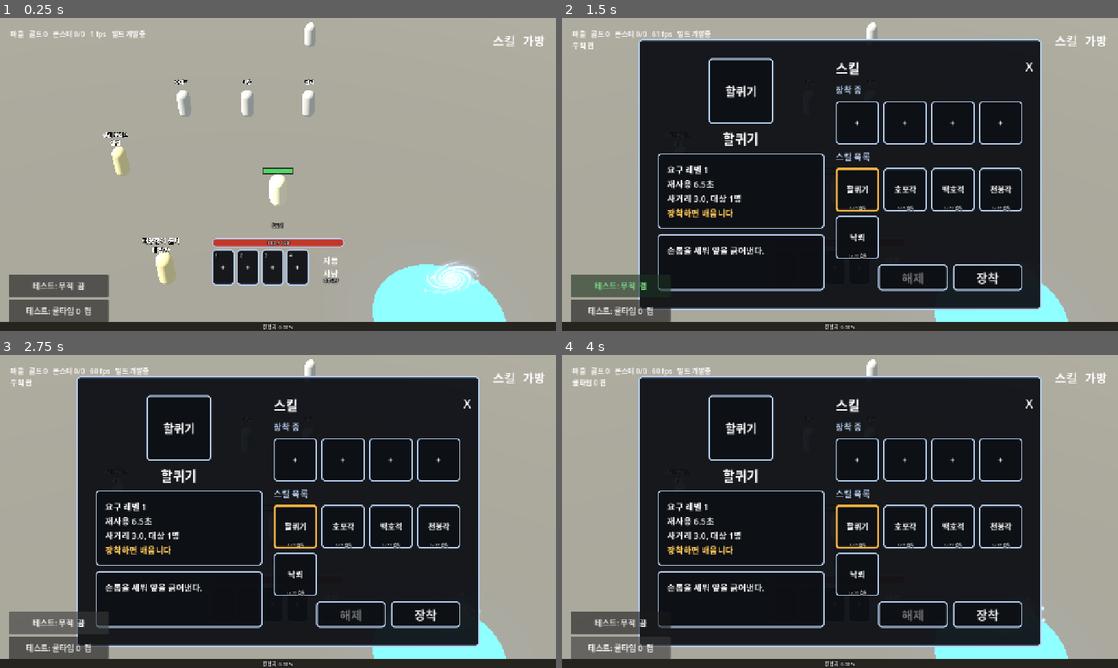
Above: before the commit, frames 1-4 (two rows, left to right).
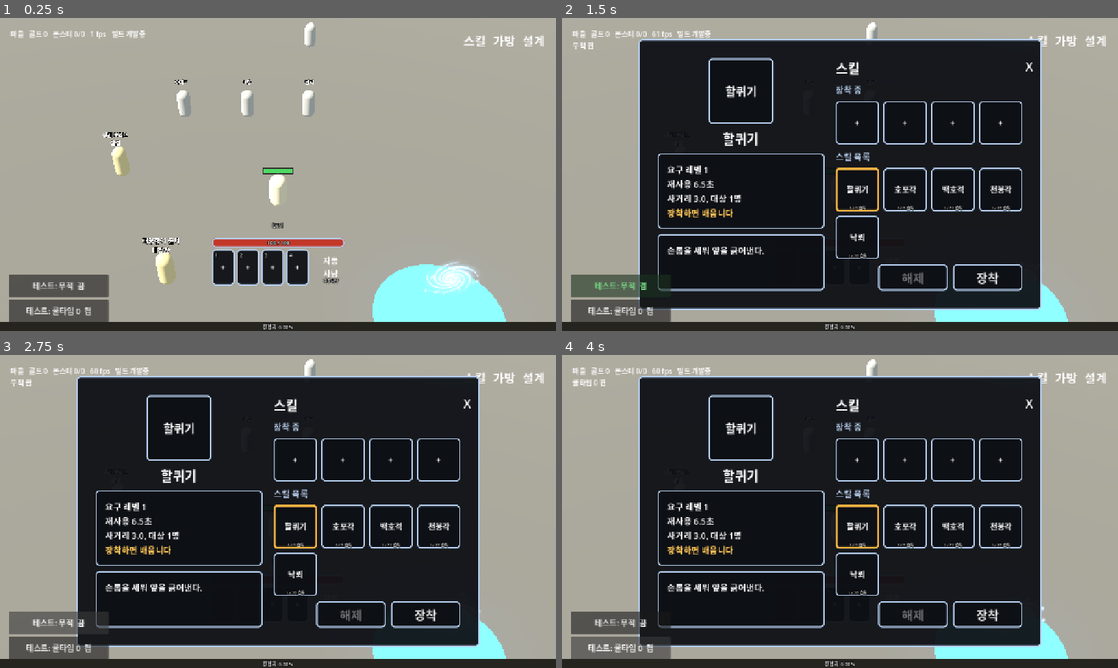
Above: after the commit, the same moments.

Repository: gogoalswo/MMORPG
Game: Godot game, scene res://main.tscn
The game is run twice, just before and just after one commit, with the same random seed, the same clock (stepped at 60 frames per second) and the same inputs.
Inputs (mouse positions are in pixels of both pictures, inside the frame that each line leads up to):
- Up to frame 1 (0.25 s): no input
- Up to frame 2 (1.5 s): click (784, 268) at 0.52 s; click "테스트: 무적 끔" at 1.25 s
- Up to frame 3 (2.75 s): click "테스트: 무적 켬" at 2 s
- Up to frame 4 (4 s): click "테스트: 쿨타임 0 켬" at 2.75 s; click "테스트: 쿨타임 0 끔" at 3.5 s

The runs differ from the first frame. In frame 1, 0.2% of the frame differs, in the area x 48-98%, y 5-73%; in frame 2, 0.2%; in frame 3, 0.2%; in frame 4, 0.2%.

Commit message:
설계 재현 창을 붙인다 — 붙이자마자 버그를 하나 잡았다
설계 문서 9장 5번. 오른쪽 위 메뉴의 "설계" 단추로 레벨·등급·강화를 강제로
맞추면 캐릭터가 그 조건으로 서고, 설계가 말하는 값을 나란히 찍는다 —
내 스탯 / 기준 플레이어 / 몬스터 수치 / 1마리 타수 / 한 그룹 정리 시간·HP 손실.

**붙이자마자 잡힌 버그**: 고도의 맨몸 스탯(combat.gd 의 stats_for)만 옛 선형
공식으로 남아 있었다. Lv100 공격이 250(옛) vs 71(설계) — 몬스터는 새 설계로
도는데 플레이어만 옛 곡선이라 후반이 통째로 어긋날 뻔했다. 수치 테스트는
전부 통과하고 있었고, 게임 안에서 대조해서야 보였다.

- World.debug_gear(player, 레벨, 등급, 강화) — 판정 쪽 진입점
- net: debugGear 메시지
- ui_test 의 _case_design_panel 이 눌러서 확인한다 (등급을 내리면 공격력이
  실제로 줄어드는지까지 — Lv100 등급4 228 -> 등급2 125)

Co-Authored-By: Claude Opus 5 <noreply@anthropic.com>
Claude-Session: https://claude.ai/code/session_013xWMjGTZFzeM8DiABws1gC

Diff:
--- a/godot/game/game.gd
+++ b/godot/game/game.gd
@@ -183,6 +183,14 @@
 var _skill_swap := false
 ## 가방·장비 창. 틀은 한 번만 짓고 `_redraw_bag` 이 내용만 채운다
 var _bag_panel: PanelContainer
+
+## **설계 재현 창** — 레벨·등급·강화를 강제로 맞추고, 그 조건에서 설계가 말하는
+## 값(그룹 정리 시간·HP 손실·몬스터 수치)을 같이 보여 준다. 설계 문서 9장 5번
+var _debug_panel: PanelContainer
+var _debug_text: Label
+var _debug_level := 100
+var _debug_grade := 4
+var _debug_enhance := 3
 var _bag_head: Label
 var _bag_gold: Label
 var _bag_sum: Label
@@ -352,6 +360,7 @@
 	_build_skill_panel()
 	_build_test_switches()
 	_build_bag_panel()
+	_build_debug_panel()
 
 	# **모든 창의 닫기는 오른쪽 위 X 하나로 통일한다** (2026-09-20 요청).
 	# 창이 다 지어진 뒤에 얹어야 자식 맨 뒤라 창 위에 그려진다
@@ -586,6 +595,120 @@
 ## 판·칸·탭·단추 그림은 전부 바르코로 만든 것이다 (assets/icons/ui_*).
 ## **없으면 코드로 그린 판과 테두리로 나온다** — npm run sync:godot 을 안 돌린
 ## 사람도 창은 돌아가야 한다 (모델이 없으면 기둥으로 그리는 것과 같은 규칙)
+## **설계 재현 창** — 설계 문서 9장 5번이 요구한 디버그 수단이다.
+##
+## 레벨·등급·강화를 강제로 맞춰 시뮬레이터와 같은 조건을 세우고, 그 조건에서
+## 설계가 말하는 값을 나란히 찍는다. 수치로만 맞다고 믿었다가 화면이 다른 적이
+## 여러 번이라, **게임 안에서 대조할 수단**이 있어야 한다.
+func _build_debug_panel() -> void:
+	var center := CenterContainer.new()
+	center.set_anchors_preset(Control.PRESET_FULL_RECT)
+	center.mouse_filter = Control.MOUSE_FILTER_IGNORE
+	_ui_root.add_child(center)
+
+	_debug_panel = PanelContainer.new()
+	_debug_panel.visible = false
+	_debug_panel.add_theme_stylebox_override("panel", _frame_box("ui_panel", PANEL_MARGIN, 16))
+	center.add_child(_debug_panel)
+
+	var pad := MarginContainer.new()
+	for side in ["left", "right", "top", "bottom"]:
+		pad.add_theme_constant_override("margin_" + side, 28)
+	_debug_panel.add_child(pad)
+
+	var column := VBoxContainer.new()
+	column.add_theme_constant_override("separation", 10)
+	pad.add_child(column)
+
+	var title := Label.new()
+	title.text = "설계 재현"
+	title.add_theme_font_size_override("font_size", 26)
+	column.add_child(title)
+
+	column.add_child(_debug_row("레벨", func(step: int) -> void:
+		_debug_level = clampi(_debug_level + step, 1, Stats.max_level())
+		_apply_debug()
+	, [-10, -1, 1, 10]))
+	column.add_child(_debug_row("등급", func(step: int) -> void:
+		_debug_grade = clampi(_debug_grade + step, 1, Stats.grade_count())
+		_apply_debug()
+	, [-1, 1]))
+	column.add_child(_debug_row("강화", func(step: int) -> void:
+		_debug_enhance = clampi(_debug_enhance + step, 0, Items.max_enhance())
+		_apply_debug()
+	, [-1, 1]))
+
+	_debug_text = Label.new()
+	_debug_text.add_theme_font_size_override("font_size", 18)
+	_debug_text.custom_minimum_size = Vector2(560, 0)
+	column.add_child(_debug_text)
+
+	_close_button(_debug_panel, _toggle_debug)
+
+
+## 값 한 줄 — 이름 + 증감 단추들
+func _debug_row(label: String, on_step: Callable, steps: Array) -> HBoxContainer:
+	var row := HBoxContainer.new()
+	row.add_theme_constant_override("separation", 8)
+	var name_label := Label.new()
+	name_label.text = label
+	name_label.custom_minimum_size = Vector2(90, 0)
+	name_label.add_theme_font_size_override("font_size", 20)
+	row.add_child(name_label)
+	for step in steps:
+		var button := _make_button("%+d" % int(step), on_step.bind(int(step)))
+		button.custom_minimum_size = Vector2(84, 52)
+		row.add_child(button)
+	return row
+
+
+func _toggle_debug() -> void:
+	_debug_panel.visible = not _debug_panel.visible
+	if _debug_panel.visible:
+		_apply_debug()
+
+
+## 지금 값으로 캐릭터를 세우고, 설계가 말하는 값을 함께 찍는다
+func _apply_debug() -> void:
+	_transport.send(&"debugGear", {
+		"level": _debug_level, "grade": _debug_grade, "enhance": _debug_enhance
+	})
+	var level := _debug_level
+	var mon := Stats.monster(level)
+	var ref := Stats.ref_player(level)
+	var me: Dictionary = _transport.snapshot().get("players", {}).get(_transport.my_id(), {})
+	var stats: Dictionary = me.get("stats", {})
+
+	# 설계가 말하는 것 — 한 그룹을 몇 초에 정리하고 HP 를 얼마나 잃는가
+	var per_hit: float = Stats.damage(float(stats.get("attack", 1)), level, float(mon["df"]))
+	var hits := int(ceil(float(mon["hp"]) / maxf(1.0, per_hit)))
+	var casts := int(ceil(float(Stats.spawn_count(level)) * hits / float(Stats.aoe_targets(level))))
+	var clear := casts * float(stats.get("attackCooldown", 1000)) / 1000.0
+	var taken: float = (
+		Stats.damage(float(mon["atk"]), level, float(stats.get("defense", 1)))
+		* float(Stats.melee_attackers(level)) * clear / float(mon["interval"])
+	)
+	var loss := taken / maxf(1.0, float(stats.get("maxHp", 1)))
+
+	_debug_text.text = "\n".join([
+		"Lv%d · 등급%d · 강화 +%d   (사냥터 %d, 기준 등급 %.2f, 기준 강화 %d단)" % [
+			level, _debug_grade, _debug_enhance,
+			Stats.field_of(level), Stats.ref_grade(level), Stats.enh_ref_step(level)
+		],
+		"",
+		"내  HP %d  공격 %d  방어 %d" % [
+			int(stats.get("maxHp", 0)), int(stats.get("attack", 0)), int(stats.get("defense", 0))
+		],
+		"기준 HP %d  공격 %d  방어 %d" % [roundi(ref["hp"]), roundi(ref["atk"]), roundi(ref["df"])],
+		"몬스터 HP %d  공격 %d  방어 %d" % [roundi(mon["hp"]), roundi(mon["atk"]), roundi(mon["df"])],
+		"",
+		"1마리 %d타 (설계 6타)" % hits,
+		"한 그룹(%d마리) 정리 %.1f초 / HP 손실 %.0f%%  — 설계 목표 15초 / 50%%" % [
+			Stats.spawn_count(level), clear, loss * 100.0
+		],
+	])
+
+
 func _build_bag_panel() -> void:
 	var center := CenterContainer.new()
 	center.set_anchors_preset(Control.PRESET_FULL_RECT)
@@ -1168,6 +1291,7 @@
 	_menu_cells = [
 		_icon_button("ui_icon_skill", "스킬", _toggle_skills),
 		_icon_button("ui_icon_bag", "가방", _toggle_bag),
+		_icon_button("", "설계", _toggle_debug),
 	]
 	for cell in _menu_cells:
 		menu.add_child(cell)
--- a/godot/net/local_transport.gd
+++ b/godot/net/local_transport.gd
@@ -49,6 +49,13 @@
 			_world.set_skill_bar(MY_ID, payload.get("bar", []))
 		&"invincible":
 			_world.set_invincible(MY_ID, bool(payload.get("on", false)))
+		&"debugGear":
+			_world.debug_gear(
+				MY_ID,
+				int(payload.get("level", 1)),
+				int(payload.get("grade", 1)),
+				int(payload.get("enhance", 0)),
+			)
 		&"testSwitch":
 			_world.set_test_switch(str(payload.get("name", "")), bool(payload.get("on", false)))
 		&"skill":
--- a/godot/tests/combat_test.gd
+++ b/godot/tests/combat_test.gd
@@ -34,23 +34,30 @@
 	_failed += 1
 
 
+## 맨몸 능력치는 설계의 복리 곡선이다 — `base(L) × 직업 배수`.
+## 격투가 배수가 전부 1.0 이라 Lv1 이 곧 설계의 바탕값(100/10/10)이다
 func _stats() -> void:
 	var k1 := Combat.stats_for("fighter", 1)
-	_eq("격투가1 체력", k1.maxHp, 120)
-	_eq("격투가1 공격", k1.attack, 12)
-	_eq("격투가1 방어", k1.defense, 6)
+	_eq("격투가1 체력", k1.maxHp, 100)
+	_eq("격투가1 공격", k1.attack, 10)
+	_eq("격투가1 방어", k1.defense, 10)
 	_eq("격투가1 사거리", k1.attackRange, 2.2)
-	_eq("격투가1 간격", k1.attackCooldown, 700.0)
+	# 공격 간격은 설계의 직업 배수에서 온다 (격투가 0.9초)
+	_eq("격투가1 간격", k1.attackCooldown, 900.0)
 
+	# 레벨 1개는 언제나 +2% — 구간마다 다르면 "장비 비중" 의 기준이 사라진다
 	var k10 := Combat.stats_for("fighter", 10)
-	_eq("격투가10 체력", k10.maxHp, 219)
-	_eq("격투가10 공격", k10.attack, 34)
-	_eq("격투가10 방어", k10.defense, 16)
+	_eq("격투가10 체력", k10.maxHp, roundi(100.0 * pow(1.02, 9)))
+	_eq("격투가10 공격", k10.attack, roundi(10.0 * pow(1.02, 9)))
 
+	# 직업은 같은 바탕에 배수만 다르다 — 마법사는 공격 1.35 / HP 0.8 / 방어 0.75
 	var m50 := Combat.stats_for("mage", 50)
-	_eq("마법사50 체력", m50.maxHp, 374)
-	_eq("마법사50 공격", m50.attack, 196)
-	_eq("마법사50 방어", m50.defense, 28)
+	var b50 := Stats.base(50)
+	_eq("마법사50 체력", m50.maxHp, roundi(b50["hp"] * 0.8))
+	_eq("마법사50 공격", m50.attack, roundi(b50["atk"] * 1.35))
+	_eq("마법사50 방어", m50.defense, roundi(b50["df"] * 0.75))
+	# 치명타는 맨몸에 없다 — 치확은 목걸이, 공속은 반지 전담
+	_eq("맨몸 치확", int(m50.crit * 100.0), 0)
 
 
 func _damage() -> void:
--- a/godot/tests/stats_test.gd
+++ b/godot/tests/stats_test.gd
@@ -21,6 +21,7 @@
 	_gear()
 	_enhance()
 	_start_gear()
+	_debug_gear()
 
 	if _failed == 0:
 		print("스탯: 전부 통과")
@@ -168,6 +169,36 @@
 	_near("공속은 강화를 안 먹는다", Stats.slot_stats("ring", 7.0, 10)["aspd"], Stats.slot_stats("ring", 7.0, 1)["aspd"])
 
 
+## **디버그 수단이 시뮬레이터와 같은 조건을 세우는가** (설계 문서 9장 5번).
+##
+## 레벨·등급·강화를 강제로 맞췄을 때, 게임 안 플레이어가 설계의 기준 플레이어와
+## 같은 세기가 되어야 "설계대로 도는가" 를 화면에서 확인할 수 있다
+func _debug_gear() -> void:
+	var w := World.new()
+	w.open("meadow")
+	w.join("me")
+	w.debug_gear("me", 100, 4, 3)
+
+	var me: Dictionary = w.snapshot().players["me"]
+	if int(me.level) != 100:
+		_fail("레벨이 100 이 아니다 (%d)" % int(me.level))
+	if me.equipped.size() != 6:
+		_fail("여섯 칸이 안 찼다 (%d)" % me.equipped.size())
+	if int(me.hp) != int(me.stats.maxHp):
+		_fail("체력이 가득 안 찼다")
+
+	# 설계의 기준 플레이어(Lv100, 등급 보간 3.30, 강화 5단)와 자릿수가 같아야 한다.
+	# 등급을 4 로 강제했으니 기준보다 조금 세다 — 두 배를 넘지는 않는다
+	var ref := Stats.ref_player(100)
+	var ratio := float(me.stats.attack) / float(ref["atk"])
+	if ratio < 0.5 or ratio > 2.5:
+		_fail("공격력이 기준의 %.2f 배다 (%d vs %d)" % [ratio, int(me.stats.attack), roundi(ref["atk"])])
+	else:
+		print("  디버그 Lv100 등급4 +3: 공격 %d (기준 %d), HP %d" % [
+			int(me.stats.attack), roundi(ref["atk"]), int(me.stats.maxHp)
+		])
+
+
 ## 시작 장비는 무기 한 자루. 등급1 은 사냥터 2 에서야 나온다
 func _start_gear() -> void:
 	_eq("등급1 드랍 시작 레벨", Stats.drop_level(1), 11)
--- a/godot/tests/ui_test.gd
+++ b/godot/tests/ui_test.gd
@@ -245,6 +245,7 @@
 	await _case_status(game)
 	await _case_bag(game)
 	await _case_skills(game)
+	await _case_design_panel(game)
 
 	if _failed == 0:
 		print("UI: 전부 통과")
@@ -305,9 +306,10 @@
 	elif absf(exp_rect.get_center().x - gauge.get_center().x) > 2.0:
 		_fail("경험치 글자가 띠 가운데가 아니다: %s" % exp_rect)
 
-	# 오른쪽 위 메뉴 — 화면 안, 묶음과 안 겹침
-	if game._menu_cells.size() != 2:
-		_fail("오른쪽 위 단추가 2개여야 하는데 %d개" % game._menu_cells.size())
+	# 오른쪽 위 메뉴 — 화면 안, 묶음과 안 겹침.
+	# 스킬·가방·설계(디버그) 셋이다 — 설계 재현 창은 문서 9장 5번의 디버그 수단이다
+	if game._menu_cells.size() != 3:
+		_fail("오른쪽 위 단추가 3개여야 하는데 %d개" % game._menu_cells.size())
 		return
 	var skill_rect: Rect2 = game._menu_cells[0].get_global_rect()
 	var bag_rect: Rect2 = game._menu_cells[1].get_global_rect()
@@ -519,6 +521,42 @@
 
 ## 퀵슬롯과 스킬창 — 자리, 크기, 그림, 장착·해제·바꾸기.
 ## 창은 **왼쪽이 설명, 오른쪽이 고르기** 다 (2026-09-19 요청)
+## **설계 재현 창** — 문서 9장 5번의 디버그 수단. 눌러서 열고, 값을 바꾸면
+## 캐릭터가 실제로 그 조건으로 서는지 본다 (화면만 바뀌고 판정이 안 따라오면 쓸모없다)
+func _case_design_panel(game: Node3D) -> void:
+	game._toggle_debug()
+	await game.get_tree().process_frame
+	if not game._debug_panel.visible:
+		_fail("설계 창이 안 열린다")
+		return
+	if game._debug_text.text.strip_edges() == "":
+		_fail("설계 창이 비어 있다")
+
+	var me: Dictionary = game._transport.snapshot().get("players", {}).get("me", {})
+	if int(me.get("level", 0)) != game._debug_level:
+		_fail("창을 열었는데 레벨이 안 맞춰졌다 (%d ≠ %d)" % [int(me.get("level", 0)), game._debug_level])
+	if me.get("equipped", {}).size() != 6:
+		_fail("여섯 칸이 안 찼다 (%d)" % me.get("equipped", {}).size())
+
+	# 등급을 내리면 실제로 약해져야 한다
+	var before := int(me.get("stats", {}).get("attack", 0))
+	game._debug_grade = maxi(1, game._debug_grade - 2)
+	game._apply_debug()
+	await game.get_tree().process_frame
+	var after: int = int(
+		game._transport.snapshot().players["me"].get("stats", {}).get("attack", 0)
+	)
+	if after >= before:
+		_fail("등급을 내렸는데 공격력이 안 줄었다 (%d -> %d)" % [before, after])
+	else:
+		print("  설계 창: 등급 내리니 공격 %d -> %d" % [before, after])
+
+	game._toggle_debug()
+	await game.get_tree().process_frame
+	if game._debug_panel.visible:
+		_fail("설계 창이 안 닫힌다")
+
+
 func _case_skills(game: Node3D) -> void:
 	var me: Dictionary = game._transport.snapshot().players[game._transport.my_id()]
 	var screen := Vector2(1280, 720)
--- a/godot/world/combat.gd
+++ b/godot/world/combat.gd
@@ -44,21 +44,30 @@
 
 
 ## 직업·레벨로 스탯을 만든다. 바탕값 + 레벨당 x (레벨 - 1)
+## 맨몸 능력치 — **밸런스 설계의 복리 곡선**이다 (`Stats.base(L)` × 직업 배수).
+##
+## 2026-09-20 에 갈아끼웠다. 그 전에는 `jobStats` 의 선형 증가(레벨당 +2.4 공격 같은
+## 고정값)였는데, 레벨당 상대 성장이 초반 +18% / 후반 +0.5% 로 40배 차이가 나
+## "장비 비중" 의 기준이 사라진다. `jobStats` 는 이제 **사거리**만 쓴다.
+##
+## **치명타는 기본이 0 이다** — 설계에서 치확·치피는 목걸이 전담이라 장비에서만 온다
 static func stats_for(job: String, level: int) -> Dictionary:
 	var table: Dictionary = _c().get("jobStats", {})
 	if not table.has(job):
 		push_error("없는 직업: %s" % job)
 		return {}
 	var row: Array = table[job]
-	var steps := maxi(0, level - 1)
+	var b := Stats.base(level)
+	var m: Dictionary = GameData.balance().get("jobMult", {}).get(job, {})
 	return {
-		"maxHp": roundi(float(row[0]) + float(row[5]) * steps),
-		"attack": roundi(float(row[1]) + float(row[6]) * steps),
-		"defense": roundi(float(row[2]) + float(row[7]) * steps),
+		"maxHp": roundi(b["hp"] * float(m.get("hp", 1.0))),
+		"attack": roundi(b["atk"] * float(m.get("atk", 1.0))),
+		"defense": roundi(b["df"] * float(m.get("df", 1.0))),
 		"attackRange": float(row[3]),
-		"attackCooldown": float(row[4]),
-		"crit": float(_c().get("baseCrit", 0.05)),
-		"critDamage": float(_c().get("baseCritDamage", 1.5)),
+		# 설계의 직업별 공격 간격(초) → ms
+		"attackCooldown": roundi(float(m.get("interval", 1.0)) * 1000.0),
+		"crit": 0.0,
+		"critDamage": 1.0,
 		"attackSpeed": 0.0,
 	}
 
--- a/godot/world/world.gd
+++ b/godot/world/world.gd
@@ -739,7 +739,7 @@
 	var power := float(monster.attack) if attack < 0.0 else attack
 	# **공격자 레벨로 K 를 뽑는다** — 높은 사냥터 몬스터가 때리면 내 방어력 효율이
 	# 자동으로 떨어진다. 레벨차 보정 시스템이 따로 필요 없는 이유다 (설계 1장)
-	var damage := roundi(Stats.damage(power, int(monster.level), float(player.stats.defense)))
+	var damage := roundi(Stats.damage(power, int(monster.get("level", 1)), float(player.stats.defense)))
 	if bool(player.get("invincible", false)):
 		damage = 0
 	player.hp = maxi(0, int(player.hp) - damage)
@@ -998,6 +998,50 @@
 	_events.append({"type": "notice", "text": "무적 %s" % ("켬" if on else "끔")})
 
 
+## **디버그 — 시뮬레이터와 같은 조건을 게임에서 세운다.** ★
+##
+## 설계 문서 9장 5번이 요구한 것이다. 레벨과 "등급 g 풀세트 + 강화 n" 을 강제로
+## 맞춰 놓으면, 화면에 찍히는 그룹 정리 시간·HP 손실을 설계표와 바로 대조할 수 있다.
+## 수치로만 맞다고 믿었다가 화면이 다른 적이 여러 번이라, 재현 수단이 있어야 한다.
+##
+## 등급은 착용 레벨(1/31/61/…)에 가장 가까운 **단계**로 옮긴다 — 지금 카탈로그가
+## 단계 20개 축이기 때문이다(설계의 56종 표로 갈아끼우면 이 변환이 사라진다).
+func debug_gear(player_id: String, level: int, grade: int, enhance: int) -> void:
+	var player: Dictionary = _players.get(player_id, {})
+	if player.is_empty():
+		return
+	player.level = clampi(level, 1, Stats.max_level())
+	player.exp = 0
+
+	var want_level := Stats.equip_level(clampi(grade, 1, Stats.grade_count()))
+	var step := clampi(enhance, 0, Items.max_enhance())
+	# 그 착용 레벨에 가장 가까운 단계의 물건으로 여섯 칸을 채운다
+	var equipped := {}
+	for slot in Items.slots():
+		var best := {}
+		var best_gap := 1 << 30
+		for id in Items.all():
+			var item: Dictionary = Items.all()[id]
+			if str(item.get("slot", "")) != slot:
+				continue
+			if item.has("job") and str(item.job) != str(player.job):
+				continue
+			var gap: int = absi(int(item.get("level", 1)) - want_level)
+			if gap < best_gap:
+				best_gap = gap
+				best = item
+		if best.is_empty():
+			continue
+		equipped[slot] = {"id": str(best.id), "grade": 1, "enhance": step, "options": []}
+	player.equipped = equipped
+	_refresh_stats(player)
+	player.hp = int(player.stats.maxHp)
+	_events.append({
+		"type": "notice",
+		"text": "디버그: Lv%d · 등급%d 풀세트 · 강화 +%d" % [player.level, grade, step],
+	})
+
+
 ## 액션바를 정한다. 배운 것만, 칸 수만큼만 올라간다
 func set_skill_bar(player_id: String, ids: Array) -> void:
 	var player: Dictionary = _players.get(player_id, {})
Not shown, changed: docs/features/hud.md
Not shown, changed: docs/features/stat-balance.md
